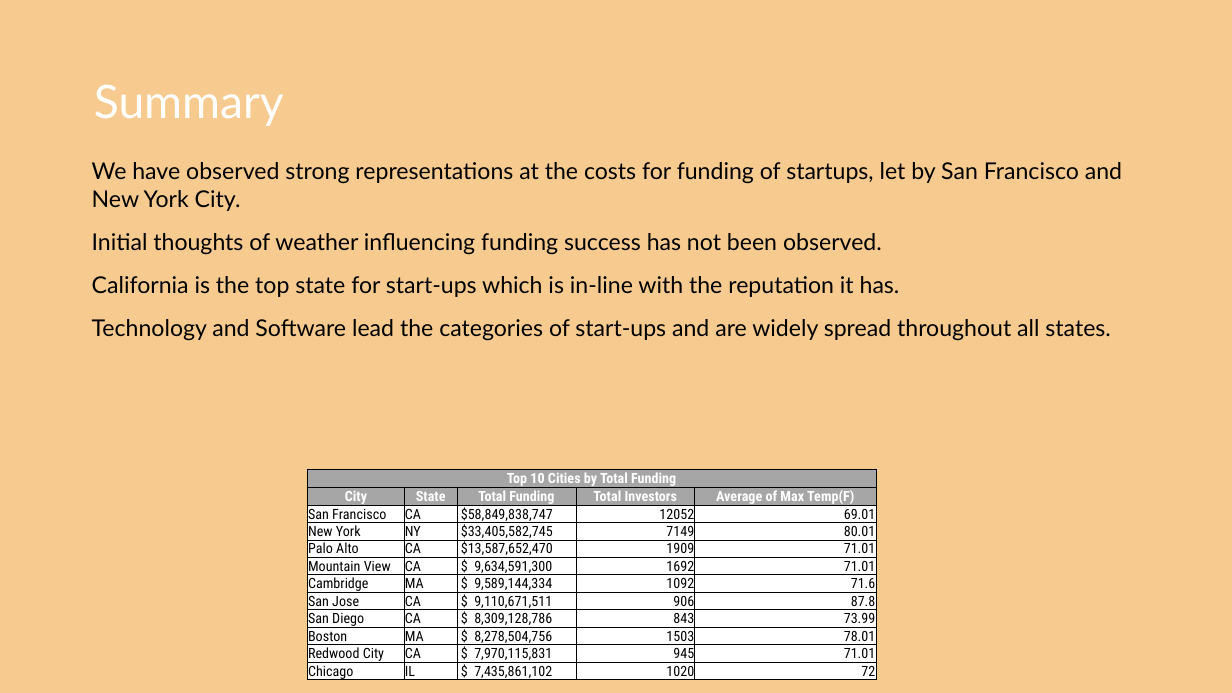
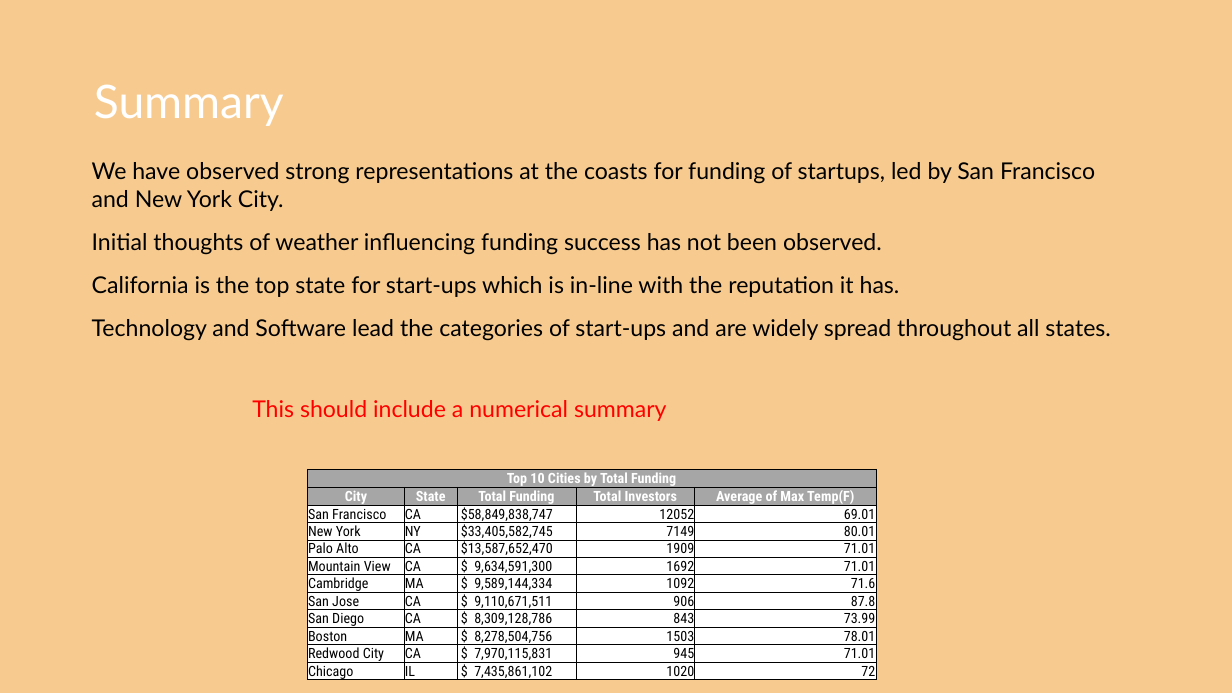
Before and after one commit to CharlesPBiggar/Data-Analytics-Project-1, a slide deck: slide 6 of Presentation/GiterDun Presentation.pptx. Drawn at 1232x693 pixels with LibreOffice and Linux fonts; fonts in the diff are those of the drawing; background and template pictures are left out. Boxes give left, top, right and bottom in pixels: in the first picture for what was removed or moved away, otherwise in the second. Text is boxed around its words. In the diff, an @@ line names an element or a change of style, - is before the commit and + after.

```diff
--- a/Presentation/GiterDun Presentation.pptx
+++ b/Presentation/GiterDun Presentation.pptx
@@ text at <box>92,162,1095,211</box>: text changed @@
-We have observed strong representations at the costs for funding of startups, let by San Francisco and New York City.
+We have observed strong representations at the coasts for funding of startups, led by San Francisco and New York City.
@@ text added at <box>252,400,667,421</box>, 18 pt, text #FF0000 @@
+This should include a numerical summary
```
Also in this commit, not shown: 2 other slides changed, 1 slide added.
